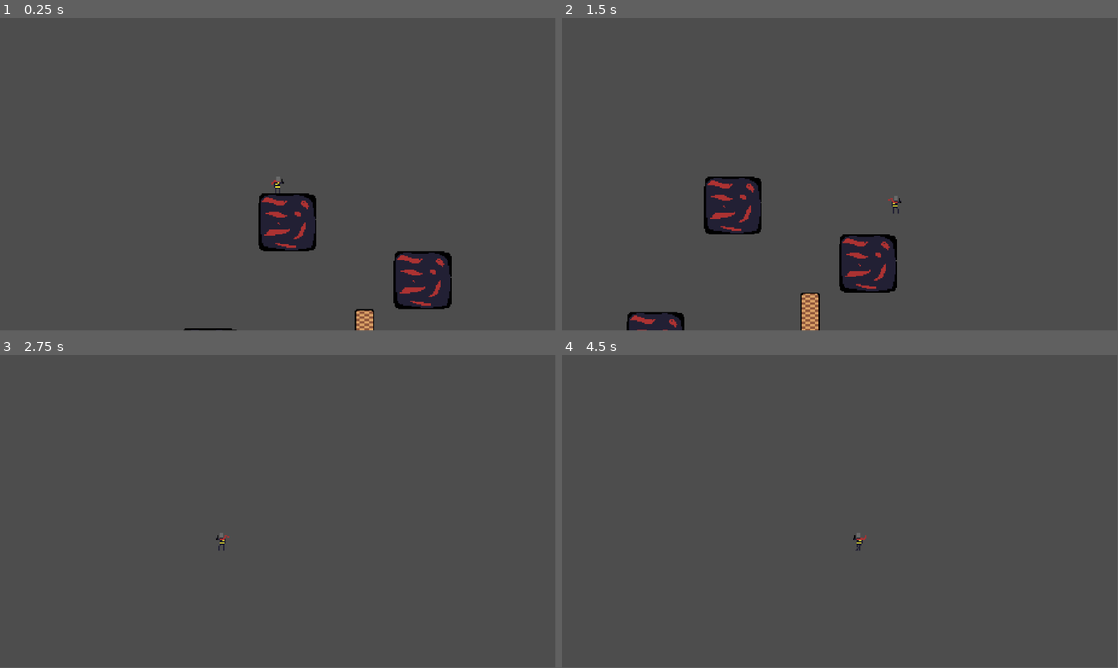
Above: before the commit, frames 1-4 (two rows, left to right).
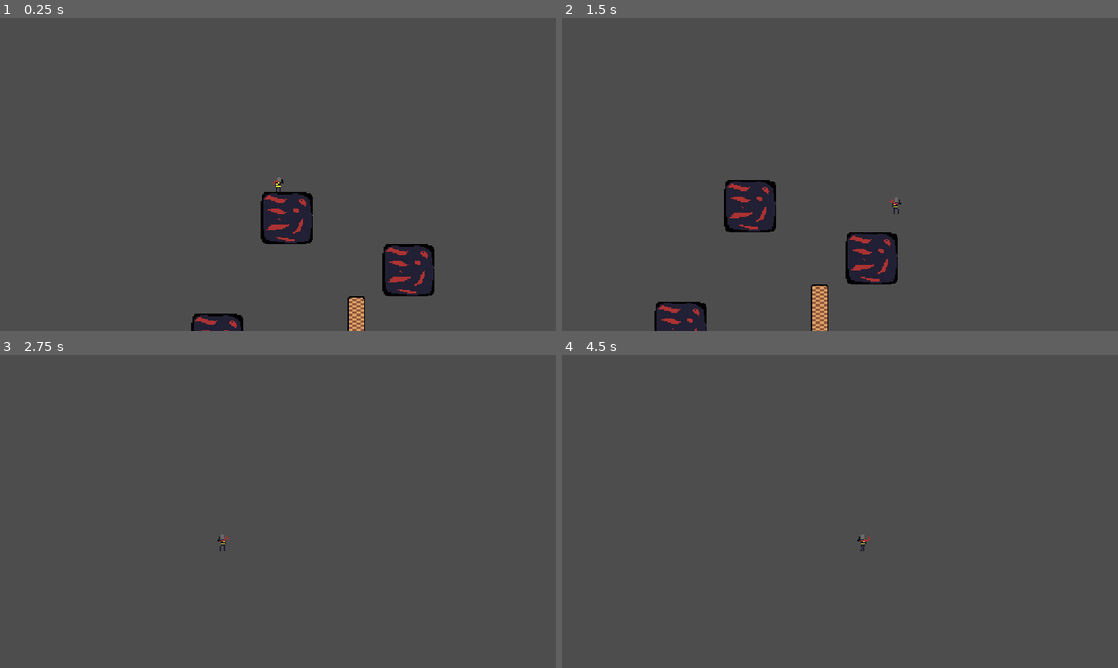
Above: after the commit, the same moments.

Repository: ErtyusSuytre/Project
Game: Godot game, scene res://main.tscn
Same seed, same stepped clock (60 frames per second), same inputs: the game is played once before the commit and once after it.
Inputs:
- Up to frame 1 (0.25 s): no input
- Up to frame 2 (1.5 s): tap Enter at 0.5 s; hold D (right) from 0.53 s (still down); tap Space (jump) at 0.77 s
- Up to frame 3 (2.75 s): tap Space (jump) at 1.52 s; release D (right) at 2.03 s; hold A (left) from 2.03 s (still down)
- Up to frame 4 (4.5 s): release A (left) at 2.78 s; hold D (right) 2.78-4.28 s; tap Space (jump) at 3.02, 3.77, 4.25 s; hold A (left) from 4.28 s (still down)
In our replay, the window is 799x449 before the commit and 800x450 after it. These sizes can differ from the game's own. Grey fills any space a smaller window leaves; there, only what the larger window draws over its background counts as a difference.

The runs differ from the first frame. In frame 1, 3.8% of the frame differs, in the area x 33-82%, y 50-100%; in frame 2, 4.4%, in the area x 11-61%, y 50-100%; in frame 3, less than 0.1%; in frame 4, less than 0.1%.

Commit message:
updated display settings

Diff:
--- a/project.godot
+++ b/project.godot
@@ -17,6 +17,9 @@
 
 [display]
 
+window/size/viewport_width=1280
+window/size/viewport_height=720
+window/stretch/mode="viewport"
 window/stretch/scale=2.5
 
 [input]
